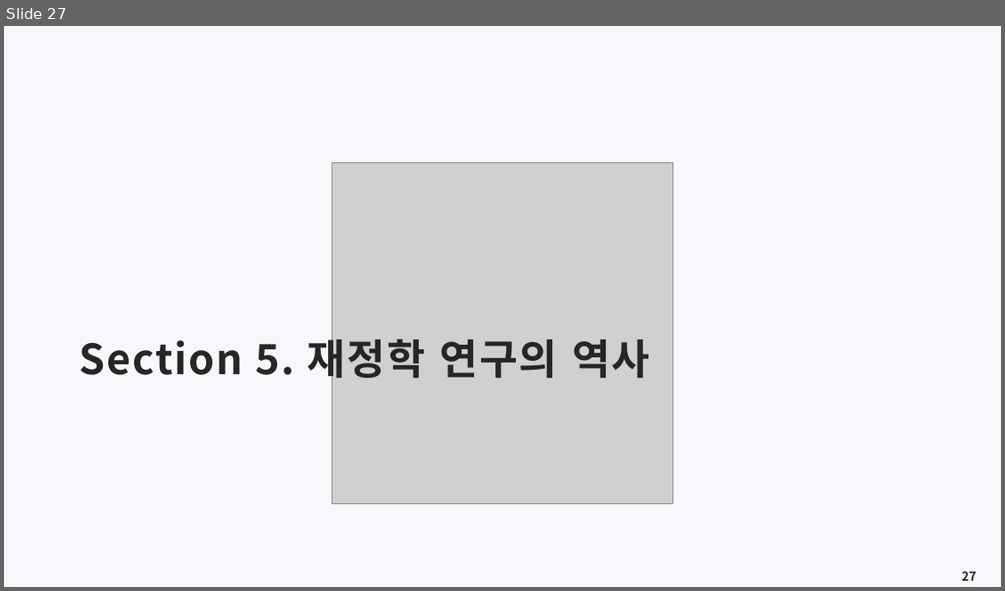
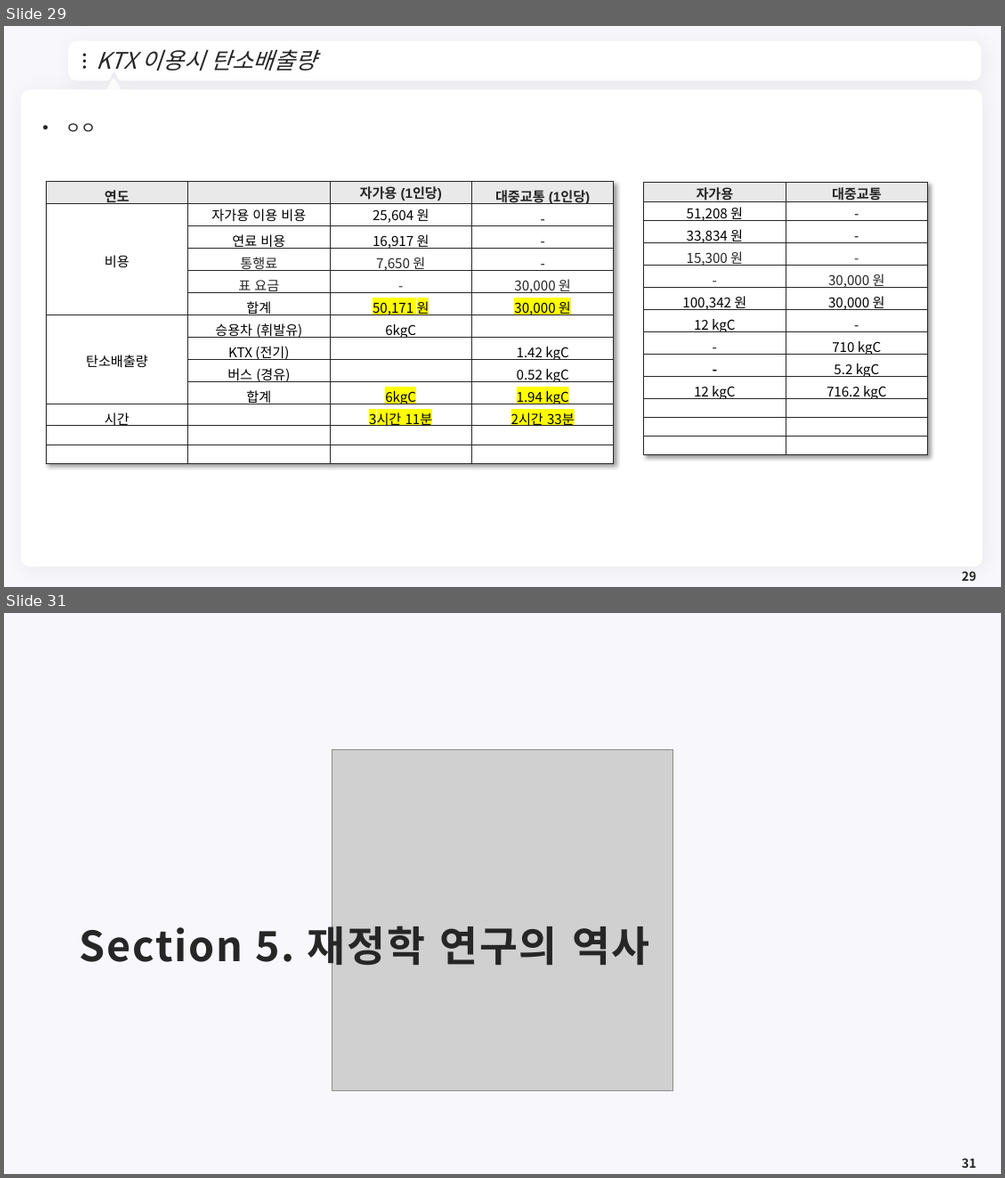
Before and after one commit to meandthey/Teaching, a slide deck: 생활속의 경제/01_Lectures/생활속의 경제_(에너지경제).pptx. Shown one above the other, each under a label of ours: slide 27 before the commit, slides 29 and 31 after it; the slides between them are not shown. The pictures are 1005x591 and 1005x1178 pixels, drawn with LibreOffice and Linux fonts; fonts in the diff are those of the drawing; grey boxes stand for pictures; background and template pictures are left out. Boxes give left, top, right and bottom in pixels: in the first picture for what was removed or moved away, otherwise in the second. Text is boxed around its words. In the diff, an @@ line names an element or a change of style, - is before the commit and + after.

```diff
--- a/생활속의 경제/01_Lectures/생활속의 경제_(에너지경제).pptx
+++ b/생활속의 경제/01_Lectures/생활속의 경제_(에너지경제).pptx
@@ slide 29 added at (4, 26, 1001, 587), background #F8F7FC @@
@@ freeform shape added at (72, 45, 978, 78), fill #FFFFFF, outline #FFFFFF 7.25 pt @@
@@ title added at (97, 49, 316, 70), 22 pt, text #262626, italic @@
+KTX 이용시 탄소배출량
@@ ellipse added at (83, 54, 86, 56), fill #262626 @@
@@ ellipse added at (83, 60, 86, 62), fill #262626 @@
@@ ellipse added at (83, 66, 86, 69), fill #262626 @@
@@ freeform shape added at (957, 56, 966, 67), fill #FFFFFF @@
@@ rounded rectangle added at (21, 89, 983, 566), fill #FFFFFF @@
@@ triangle added at (105, 80, 122, 95), fill #FFFFFF, outline #FFFFFF 3.75 pt @@
@@ text added at (66, 123, 97, 132), 16 pt, text #262626 @@
+• ㅇㅇ
@@ table added at (46, 182, 615, 445), 13 rows, 4 columns @@
+연도 |  | 자가용 (1인당) | 대중교통 (1인당)
+비용 | 자가용 이용 비용 | 25,604 원 | -
+ | 연료 비용 | 16,917 원 | -
+ | 통행료 | 7,650 원 | -
+ | 표 요금 | - | 30,000 원
+ | 합계 | 50,171 원 | 30,000 원
+탄소배출량 | 승용차 (휘발유) | 6kgC | 
+ | KTX (전기) |  | 1.42 kgC
+ | 버스 (경유) |  | 0.52 kgC
+ | 합계 | 6kgC | 1.94 kgC
+시간 |  | 3시간 11분 | 2시간 33분
+ |  |  | 
+ |  |  | 
@@ table added at (644, 183, 928, 443), 13 rows, 2 columns @@
+자가용 | 대중교통
+51,208 원 | -
+33,834 원 | -
+15,300 원 | -
+- | 30,000 원
+100,342 원 | 30,000 원
+12 kgC | -
+- | 710 kgC
+- | 5.2 kgC
+12 kgC | 716.2 kgC
+ | 
+ | 
+ | 
@@ page number added at (962, 571, 976, 580), 12 pt, text #262626, bold @@
+29
@@ what was slide 27 is now slide 31 @@
@@ page number at (962, 1158, 976, 1167): text changed @@
-27
+31
```
Also in this commit, not shown: 12 slides changed, 10 other slides added, 5 slides removed, 1 other file.
